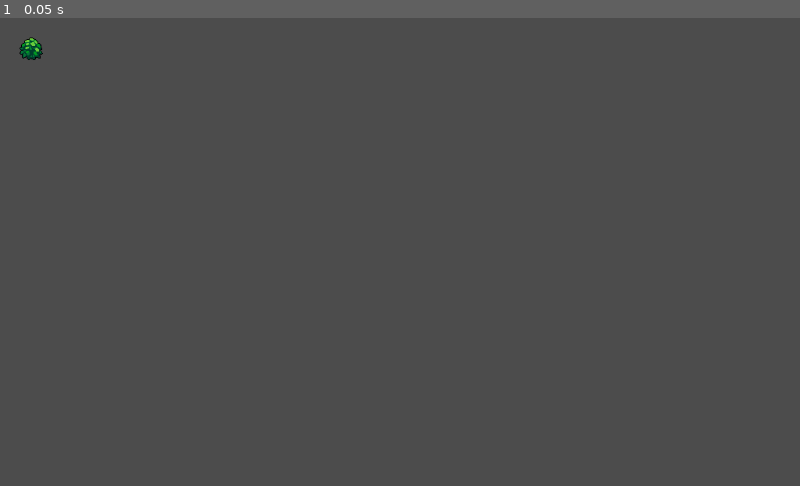
Above: before the commit, frame 1.
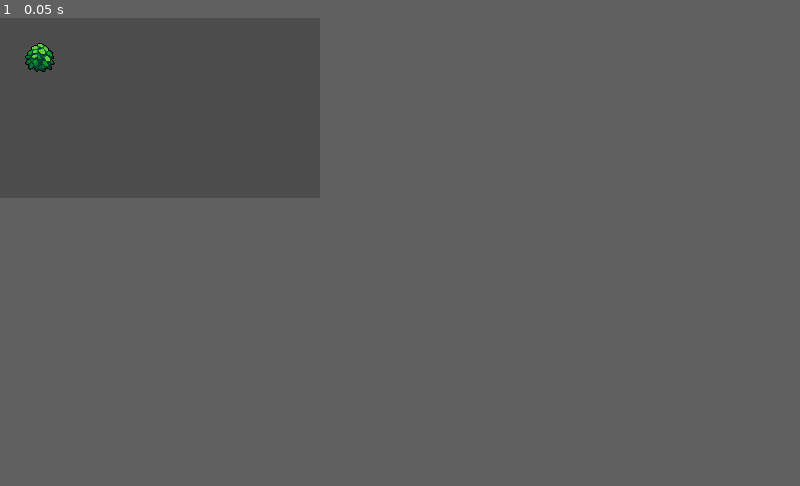
Above: after the commit, the same moment.

Repository: shawnbrown/HeartBeastActionRPG
Game: Godot game, scene res://World.tscn
Same seed, same stepped clock (60 frames per second), same inputs: the game is played once before the commit and once after it.
Inputs:
- Up to frame 1 (0.05 s): no input
In our replay, the window is 800x468 before the commit and 320x180 after it. These sizes can differ from the game's own. Grey fills any space a smaller window leaves; there, only what the larger window draws over its background counts as a difference.

The runs differ from the first frame. In frame 1, 0.2% of the frame differs, in the area x 2-7%, y 4-12%.

Commit message:
Set the game's viewport window Width and Height to 320 x 180.
These settings are accessed from the "Project Settings" under the
"Display -> Window" category.

Diff:
--- a/project.godot
+++ b/project.godot
@@ -18,6 +18,11 @@
 config/name="Action RPG"
 run/main_scene="res://World.tscn"
 config/icon="res://icon.png"
+
+[display]
+
+window/size/width=320
+window/size/height=180
 
 [importer_defaults]
 
